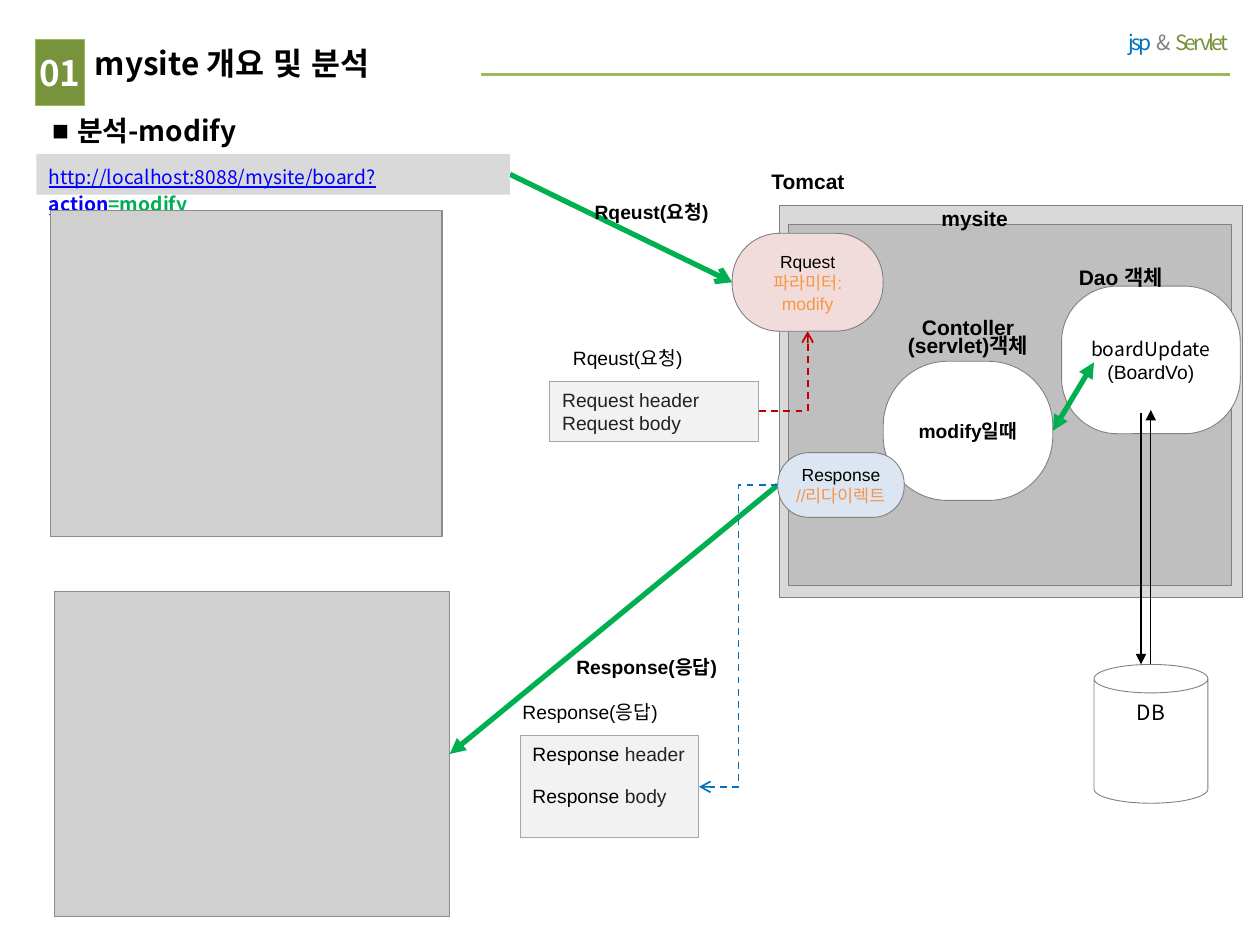
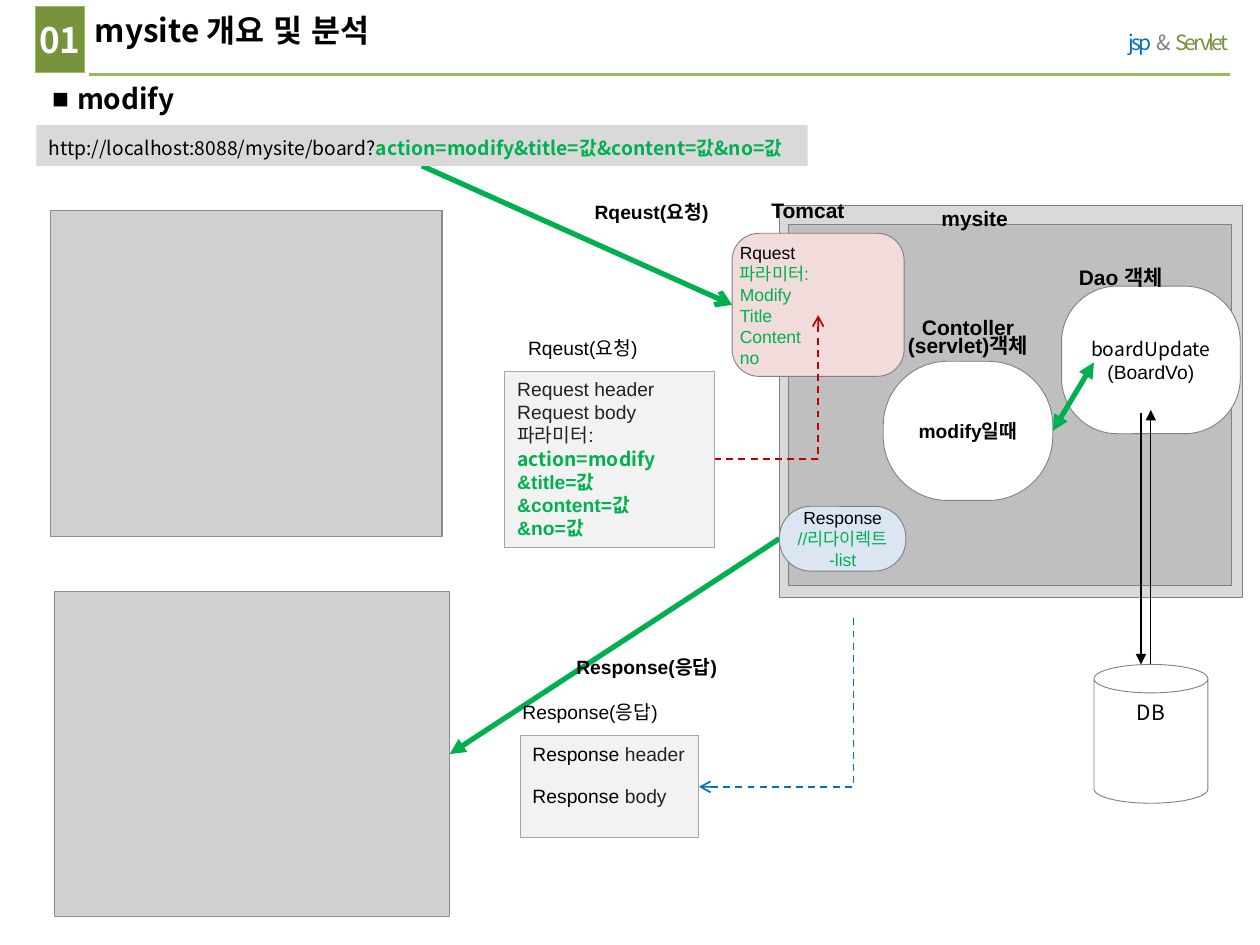
Before and after one commit to wonho951/mysite, a slide deck: slide 6 of mysite 그림.pptx. Drawn at 1260x945 pixels with LibreOffice and Linux fonts; fonts in the diff are those of the drawing; grey boxes stand for pictures. Boxes give left, top, right and bottom in pixels: in the first picture for what was removed or moved away, otherwise in the second. Text is boxed around its words. In the diff, an @@ line names an element or a change of style, - is before the commit and + after.

Commit message:
2021.07.21 board 그림

```diff
--- a/mysite 그림.pptx
+++ b/mysite 그림.pptx
@@ text "01": place and size @@
-text "01" at [35, 39, 84, 106]
+text "01" at [35, 6, 84, 73]
@@ title "mysite 개요 및 분석": place and size @@
-title "mysite 개요 및 분석" at [95, 48, 369, 82]
+title "mysite 개요 및 분석" at [95, 15, 369, 49]
@@ text at [77, 86, 174, 116]: text changed @@
-■ 분석-modify
+■ modify
@@ rectangle "http://localhost:8088/mysite/board?action=modify&title=값&con ...": place and size @@
-rectangle "http://localhost:8088/mysite/board?action=modify&title=값&con ..." at [37, 154, 510, 194]
+rectangle "http://localhost:8088/mysite/board?action=modify&title=값&con ..." at [37, 125, 808, 165]
@@ text in rectangle at [49, 139, 783, 160]: text changed; text colour #0000FF to #00B050; bold on @@
-http://localhost:8088/mysite/board?action=modify
+http://localhost:8088/mysite/board?action=modify&title=값&content=값&no=값
@@ arrow moved from (510, 174) - (732, 282) to (422, 166) - (732, 305) @@
@@ text "Tomcat" rewrapped from [771, 174, 844, 190] to [771, 203, 844, 223] @@
@@ rounded rectangle "Rquest": place and size @@
-rounded rectangle "Rquest" at [732, 233, 883, 331]
+rounded rectangle "Rquest" at [732, 233, 905, 377]
@@ rounded rectangle "Rquest" at [732, 233, 905, 377]: proportions changed @@
@@ text in rounded rectangle at [740, 247, 809, 282]: text colour #F79646 to #00B050 in "파라미터:"; alignment centre to left @@
@@ text in rounded rectangle at [740, 288, 801, 369]: text changed; text colour #F79646 to #00B050 @@
-modify
+Modify
+Title
+Content
+no
@@ text "Rqeust(요청)": place and size @@
-text "Rqeust(요청)" at [573, 350, 683, 369]
+text "Rqeust(요청)" at [528, 340, 638, 359]
@@ elbow arrow moved from (759, 412) - (808, 331) to (714, 460) - (818, 315) @@
@@ rectangle "Request header": place and size @@
-rectangle "Request header" at [549, 382, 759, 441]
+rectangle "Request header" at [505, 372, 714, 548]
@@ text in rectangle at [517, 426, 655, 537]: paragraphs added @@
+파라미터:
+action=modify
+&title=값
+&content=값
+&no=값
@@ rounded rectangle "Response": place and size @@
-rounded rectangle "Response" at [777, 452, 903, 517]
+rounded rectangle "Response" at [780, 507, 906, 571]
@@ arrow moved from (450, 753) - (777, 485) to (450, 753) - (780, 539) @@
@@ text in rounded rectangle at [798, 532, 888, 547]: text colour #F79646 to #00B050 in "//리다이렉트" @@
@@ text in rounded rectangle at [829, 553, 856, 571]: paragraph added @@
+-list
@@ elbow arrow moved from (777, 485) - (699, 788) to (853, 619) - (699, 788) @@
```
Also in this commit, not shown: 7 other slides changed.
